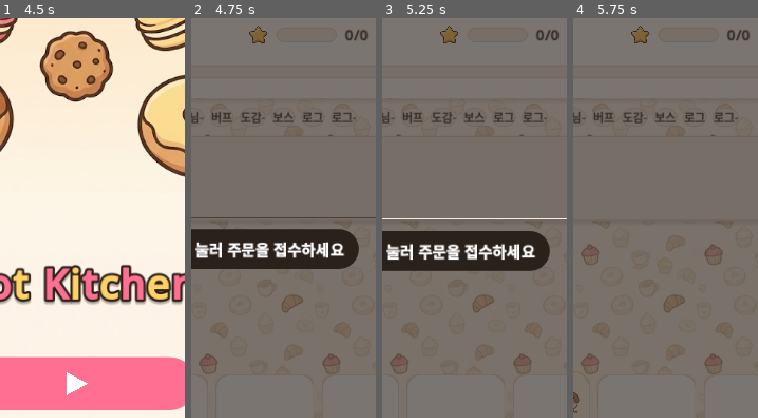
Above: before the commit, frames 1-4 (left to right).
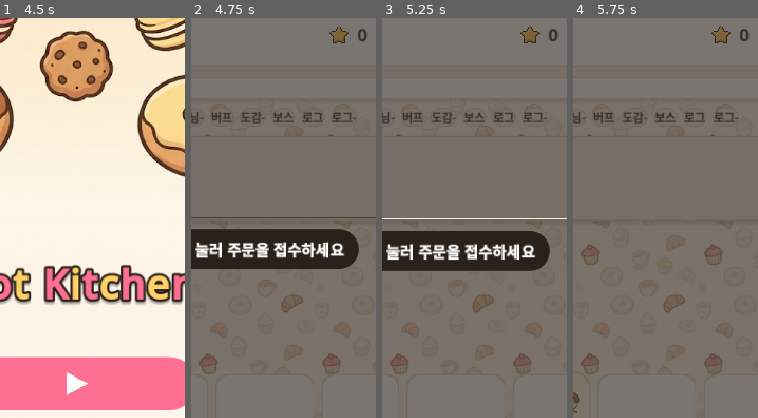
Above: after the commit, the same moments.

Repository: yellyB/game-slot-kitchen
Game: Godot game, scene res://scenes/Main.tscn
The game is run twice, just before and just after one commit, with the same random seed, the same clock (stepped at 60 frames per second) and the same inputs. Sound files missing from this copy of the repository are replaced by a short silence.
Inputs (mouse positions are % of the whole screen's width and height, from its top left):
- Up to frame 1 (4.5 s): tap Enter at 0.5 s; move the mouse to (72, 45) at 0.52 s; hold D 0.53-1.25 s; tap Q at 0.6 s; click (72, 45) at 0.67 s; tap Space at 0.77 s; click (11, 5) at 1.25 s; drag from (30, 55) to (45, 70) at 2.02 s; move the mouse to (60, 28) at 2.77 s; hold D 2.78-3.5 s; tap R at 2.85 s; drag from (45, 70) to (20, 35) at 3.52 s; move the mouse to (80, 65) at 4.27 s; hold A from 4.28 s (still down); tap Z at 4.35 s
- Up to frame 2 (4.75 s): keep holding A; tap Space at 4.52 s
- Up to frame 3 (5.25 s): release A at 5 s; drag from (14, 23) to (35, 25) at 5.02 s
- Up to frame 4 (5.75 s): no input
The pictures show only the part of the screen within x 30-80%, y 3-53%; the shares and areas given below are measured in that part.

Frame 1 is identical in both runs. In frame 2, 0.7% of the frame differs, in the area x 31-96%, y 2-7%; in frame 3, 0.7%; in frame 4, 0.7%.

Commit message:
점수 표시에서 프로그레스바 제거 — 별+숫자만(보유금처럼)
실적 막대바(ProgressBar) 삭제. 상단바/상점 모두 [별][현재/목표] 텍스트만. score_bar meta 제거.

Co-Authored-By: Claude Opus 4.8 (1M context) <noreply@anthropic.com>

Diff:
--- a/scripts/main.gd
+++ b/scripts/main.gd
@@ -37,8 +37,7 @@
 var _debug_bar: Control        # 디버그 바(숨김) — 보유금 5연속 클릭으로 토글
 var _cash_clicks := 0          # 보유금 연속 클릭 수(간격 크면 리셋)
 var _last_cash_click := 0      # 마지막 보유금 클릭 시각(ms)
-var _score_bar: ProgressBar   # 이달 실적(점수) 진행 — max=이달 가게세, value=month_score
-var _score_label: Label
+var _score_label: Label   # 이달 실적(점수) — "현재/목표"(÷100)
 var _last_cash := 0   # 돈 증감 방향 판별(증가 시 라벨 팝)용
 var _expect_fly := false   # true면 이번 증가는 _fly_gain 도착 때 팝(즉시 팝 생략)
 var _hours_bar: ProgressBar
@@ -319,7 +318,6 @@
   var panel := UI.top_bar()
   _day_num = panel.get_meta("day_num") as Label
   _money_label = panel.get_meta("money_label") as Label
-  _score_bar = panel.get_meta("score_bar") as ProgressBar
   _score_label = panel.get_meta("score_label") as Label
   _hours_bar = panel.get_meta("hours_bar") as ProgressBar
 
@@ -1257,13 +1255,11 @@
 
 
 # ── 세션 반응 ─────────────────────────────────────────────
-## 실적 막대바 갱신 — 목표 = 이달 가게세, 현재 = month_score. 라벨은 점수(÷100 정수).
+## 실적 갱신 — "현재/목표" 점수(÷100). 목표 = 이달 가게세.
 func _update_score_bar() -> void:
-  if _score_bar == null or _session == null:
+  if _score_label == null or _session == null:
     return
   var target := int(Levels.get_week(_session.day)["monthly_rent"])
-  _score_bar.max_value = maxi(1, target)
-  _score_bar.value = _session.month_score
   _score_label.text = "%d/%d" % [int(round(_session.month_score / 100.0)), int(round(target / 100.0))]
 
 
--- a/scripts/shop.gd
+++ b/scripts/shop.gd
@@ -57,11 +57,8 @@
   v.add_child(bar)
   (bar.get_meta("day_num") as Label).text = str(session.day + 1)
   _cash_label = bar.get_meta("money_label") as Label
-  var sbar := bar.get_meta("score_bar") as ProgressBar
   var slabel := bar.get_meta("score_label") as Label
   var target := int(nx["monthly_rent"])
-  sbar.max_value = maxi(1, target)
-  sbar.value = session.month_score
   slabel.text = "%d/%d" % [int(round(session.month_score / 100.0)), int(round(target / 100.0))]
   slabel.add_theme_color_override("font_color", Palette.DANGER if nx["is_month_end"] else Palette.COCOA_800)
   var home := bar.get_meta("home_btn") as Button
@@ -594,10 +591,12 @@
   var slot_price := Config.slot_price(session.day, session.slots - Config.START_SLOTS)
   for st in _products:
     var btn: Button = st["btn"]
+    var sold := false
     if st["kind"] == "coupon":
       # 쿠폰 가격은 구매 수에 따라 급증 — 옆 칸을 사면 다음 칸 값도 갱신.
       (st["price_label"] as Label).text = UI.money(slot_price)
       if st["done"] or session.slots >= Config.MAX_SLOTS:
+        sold = true
         btn.text = Loc.t("sold_out")
         btn.disabled = true
         btn.modulate = Color.WHITE
@@ -609,6 +608,7 @@
     else:
       # 버프팩 — 그 칸을 이미 개봉했으면 SOLD OUT(가득 차도 개봉은 허용 — 선택 시 판매 요구).
       if st["done"]:
+        sold = true
         btn.text = Loc.t("sold_out")
         btn.disabled = true
         btn.modulate = Color.WHITE
@@ -617,11 +617,22 @@
         var can_draw := session.cash >= Config.BUFF_PACK_PRICE
         btn.disabled = not can_draw
         btn.modulate = Color.WHITE if can_draw else Color(1, 1, 1, 0.5)
+    _set_card_sold(st["card"] as PanelContainer, sold)
 
   # [버프] 버튼 — 보유 0개면 비활성(서랍 안 열림).
   if _buff_btn != null:
     _buff_btn.disabled = Buffs.owned().is_empty()
     _buff_btn.modulate.a = 0.45 if _buff_btn.disabled else 1.0   # 아이콘도 비활성 시 흐리게
+
+
+## 품절(구매·개봉 완료) 칸 — 불투명한 회색(disabled) 배경으로 "소진" 표시. 되돌리면 원래 크림 카드.
+## (투명도 X — 알파 낮추면 뒤 배경이 비쳐 보임. 배경색만 disabled 톤으로 교체)
+func _set_card_sold(card: PanelContainer, sold: bool) -> void:
+  if sold:
+    card.add_theme_stylebox_override("panel", UI.card(Palette.COCOA_200, Palette.COCOA_200))
+  else:
+    card.add_theme_stylebox_override("panel", UI.card(Palette.COCOA_100, Palette.COCOA_200))
+  card.modulate = Color.WHITE
 
 
 ## 보유 버프 판매 확인 — 버프명 + 환급액(팩값의 30%). [+환급][취소].
--- a/scripts/ui.gd
+++ b/scripts/ui.gd
@@ -94,7 +94,7 @@
 
 
 ## 상단바 컴포넌트 — 게임·상점 공용. 1줄:[홈·실적바·점수·보유금] / 2줄:[날짜·시간바].
-## meta: day_num·money_label·score_bar·score_label·hours_bar·home_btn·coin_box.
+## meta: day_num·money_label·score_label·hours_bar·home_btn·coin_box.
 static func top_bar() -> PanelContainer:
 	var panel := PanelContainer.new()
 	panel.add_theme_stylebox_override("panel", card(Palette.WHITE))
@@ -124,17 +124,7 @@
 	row1.add_child(gap)
 	var star_name := "star" if ResourceLoader.exists("res://assets/art/ui/star.png") else "mood_happy"
 	row1.add_child(ui_icon(star_name, 22))
-	var sbar := ProgressBar.new()
-	sbar.min_value = 0
-	sbar.max_value = 100
-	sbar.value = 0
-	sbar.show_percentage = false
-	sbar.custom_minimum_size = Vector2(64, 16)
-	sbar.size_flags_vertical = Control.SIZE_SHRINK_CENTER
-	sbar.add_theme_stylebox_override("background", chip(Palette.COCOA_100, Palette.COCOA_200))
-	sbar.add_theme_stylebox_override("fill", chip(Palette.MAIN))
-	row1.add_child(sbar)
-	var score := label("0/0", 15, Palette.COCOA_800, true)
+	var score := label("0", 18, Palette.COCOA_800, true)
 	row1.add_child(score)
 	var midgap := Control.new()
 	midgap.custom_minimum_size = Vector2(10, 0)
@@ -168,7 +158,6 @@
 
 	panel.set_meta("day_num", badge.get_meta("num"))
 	panel.set_meta("money_label", money)
-	panel.set_meta("score_bar", sbar)
 	panel.set_meta("score_label", score)
 	panel.set_meta("hours_bar", hbar)
 	panel.set_meta("home_btn", home)
